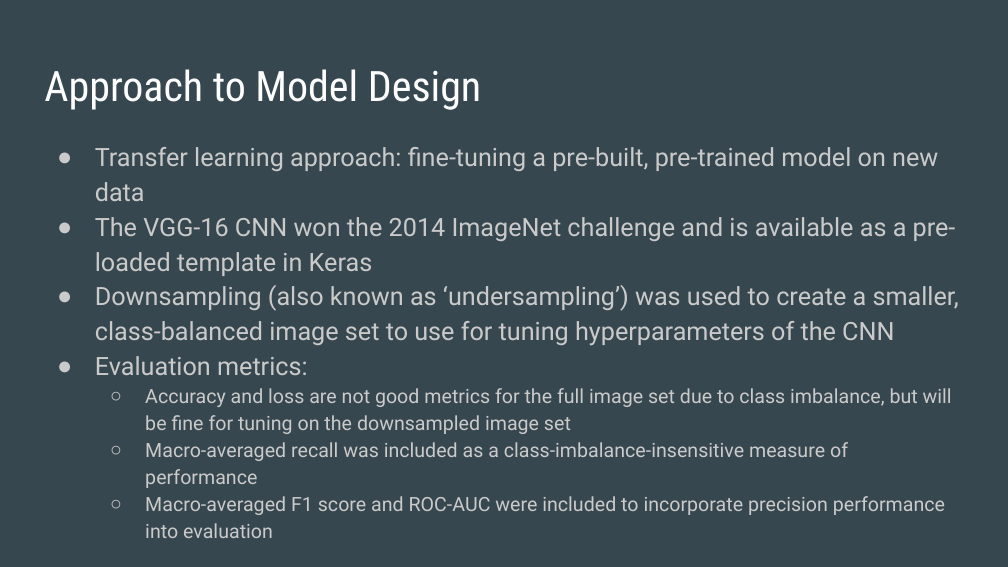
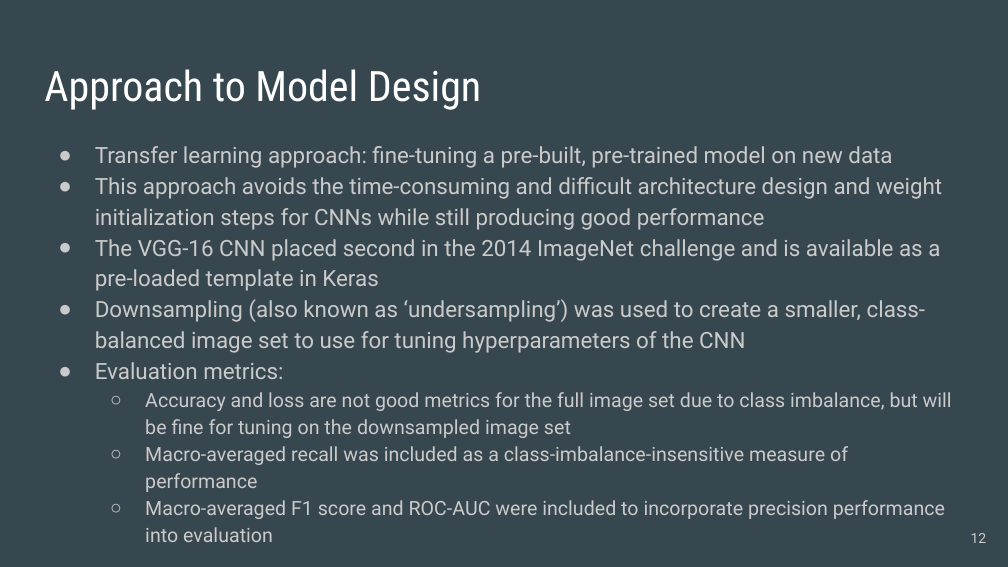
Before and after one commit to MadsenNils/Springboard-Capstone-2-yelp, a slide deck: slide 12 of reports/04_Capstone 2 Final Slides.pptx (slide 9 before the commit). Drawn at 1008x567 pixels with LibreOffice and Linux fonts; fonts in the diff are those of the drawing. Boxes give left, top, right and bottom in pixels: in the first picture for what was removed or moved away, otherwise in the second. Text is boxed around its words. In the diff, an @@ line names an element or a change of style, - is before the commit and + after.

```diff
--- a/reports/04_Capstone 2 Final Slides.pptx
+++ b/reports/04_Capstone 2 Final Slides.pptx
@@ text at [95,146,926,379]: size 18 to 16 pt in "Transfer learning approach: fine-tuning a pre-built, pre-tra ...", "Downsampling (also known as ‘undersampling’) was used ...", "Evaluation metrics:"; indent changed @@
@@ text at [95,177,942,291]: text changed; size 18 to 16 pt @@
-● The VGG-16 CNN won the 2014 ImageNet challenge and is available as a pre-loaded template in Keras
+● This approach avoids the time-consuming and difficult architecture design and weight initialization steps for CNNs while still producing good performance
+● The VGG-16 CNN placed second in the 2014 ImageNet challenge and is available as a pre-loaded template in Keras
@@ page number added at [971,533,987,543], 10 pt, text #CACACA @@
+12
```
Also in this commit, not shown: 22 other slides changed, 4 slides added, 1 slide removed.
